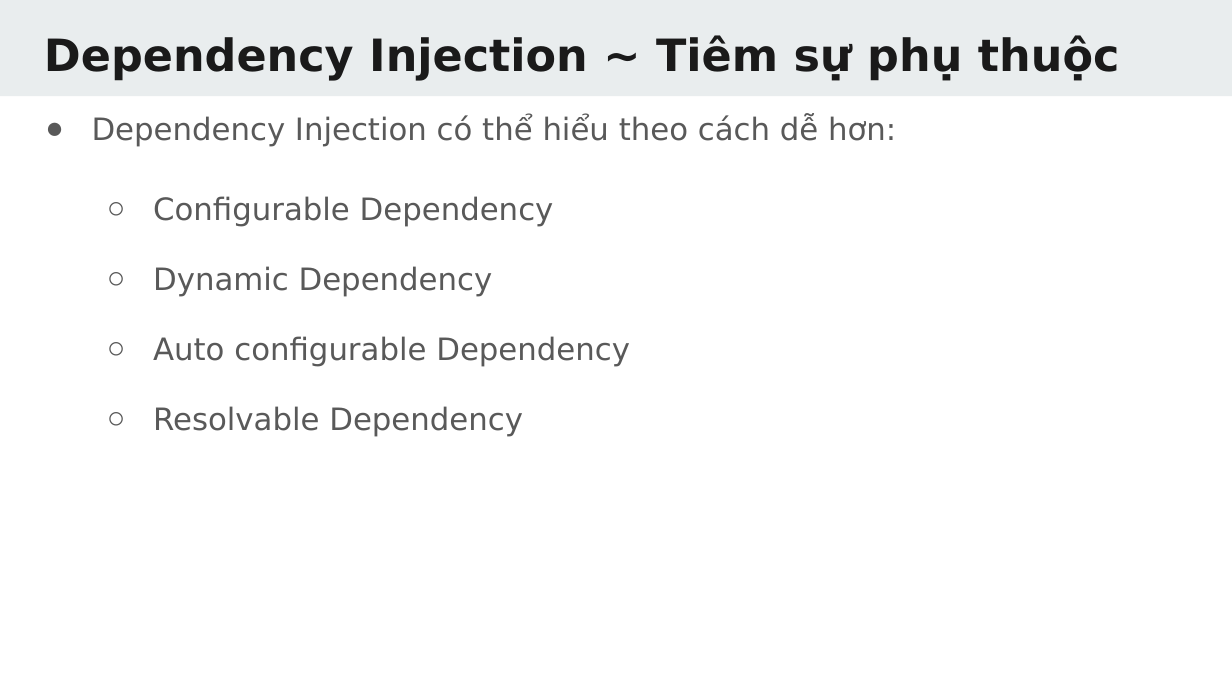
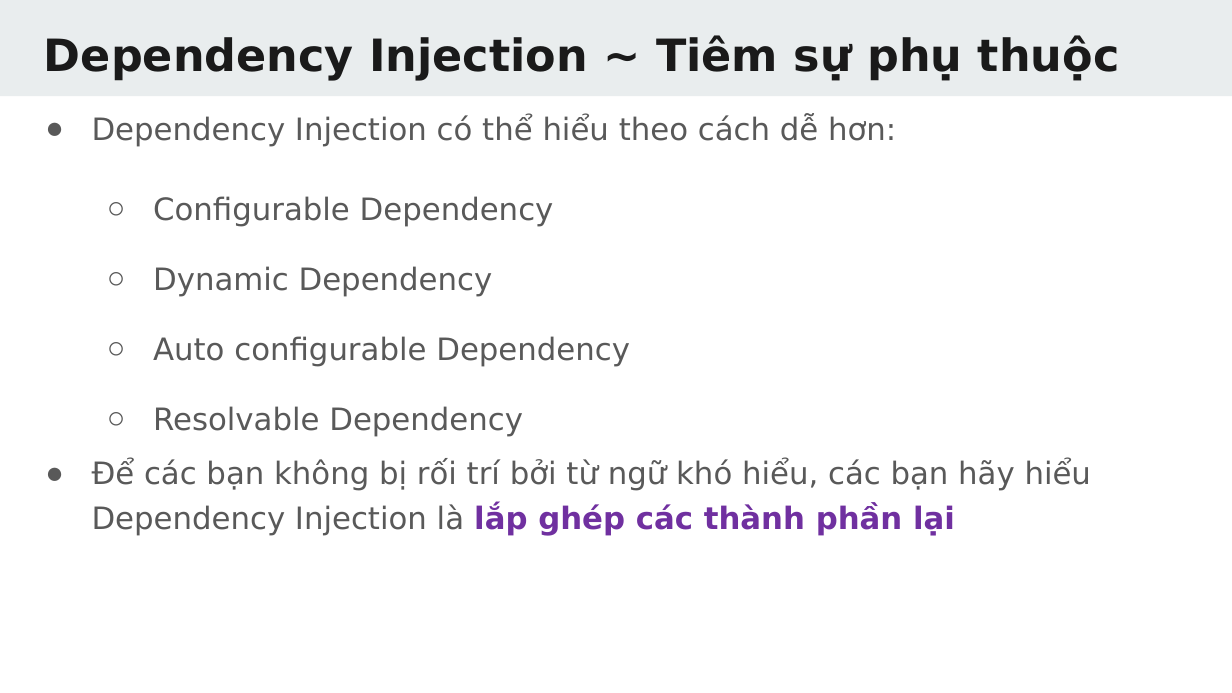
Before and after one commit to TechMaster/springboot2, a slide deck: slide 3 of 07 Dependency Injection/DependencyInjection.pptx (slide 2 before the commit). Drawn at 1232x693 pixels with LibreOffice and Linux fonts; fonts in the diff are those of the drawing. Boxes give left, top, right and bottom in pixels: in the first picture for what was removed or moved away, otherwise in the second. Text is boxed around its words. In the diff, an @@ line names an element or a change of style, - is before the commit and + after.

```diff
--- a/07 Dependency Injection/DependencyInjection.pptx
+++ b/07 Dependency Injection/DependencyInjection.pptx
@@ text at (x1=92, y1=459, x2=1091, y2=535): paragraph added @@
+● Để các bạn không bị rối trí bởi từ ngữ khó hiểu, các bạn hãy hiểu Dependency Injection là lắp ghép các thành phần lại
```
Also in this commit, not shown: 2 other slides changed, 6 slides added, 1 slide removed, 35 other files.
